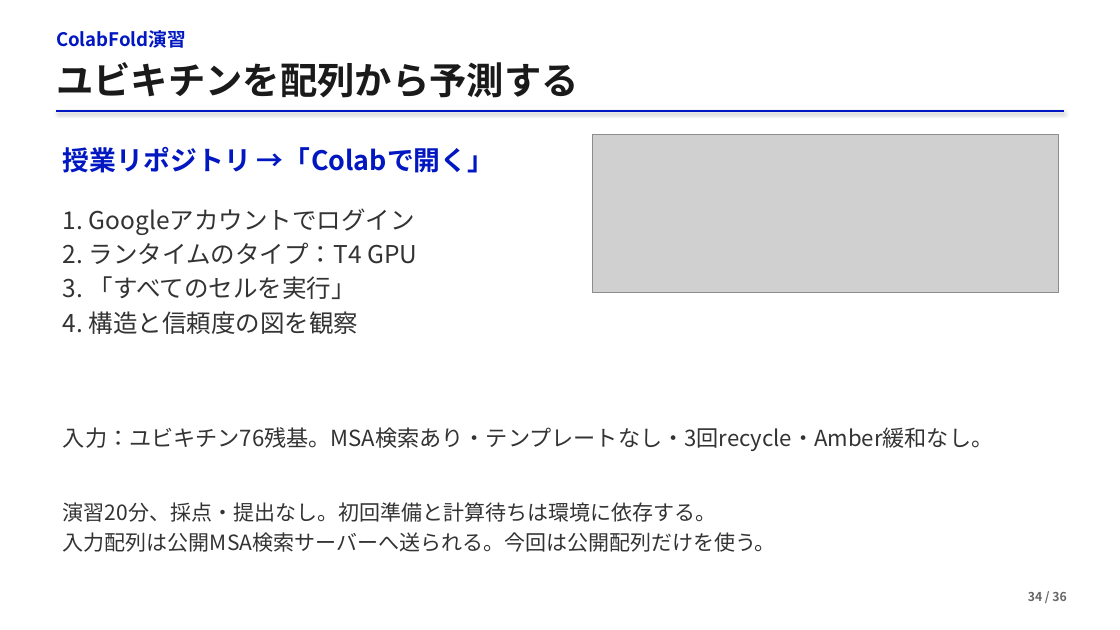
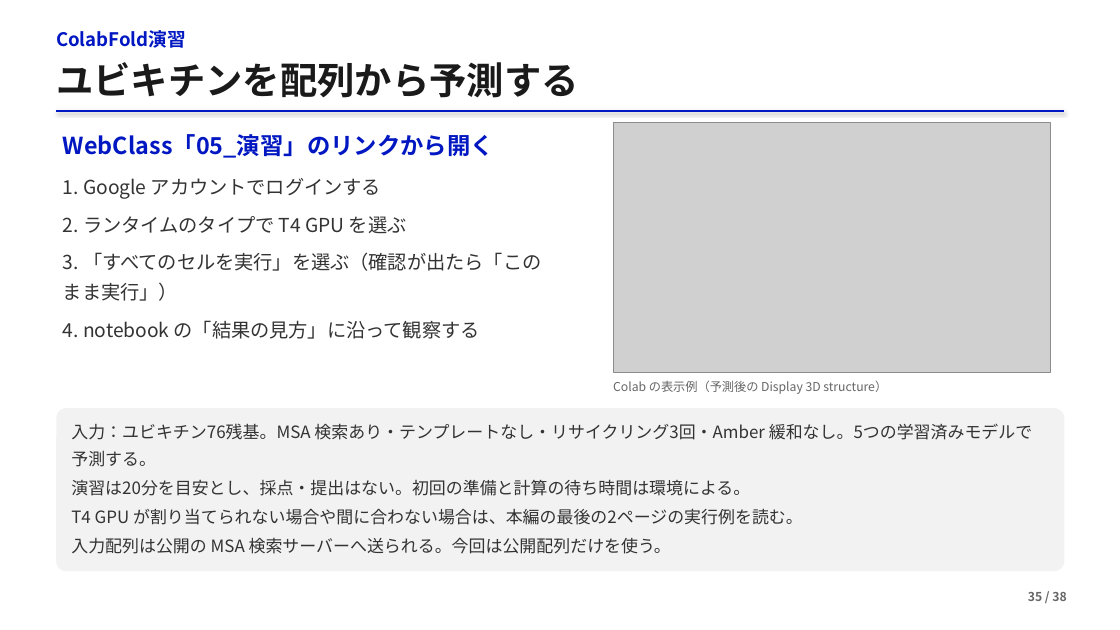
Before and after one commit to matsunagalab/lecture_bioinfo, a slide deck: slide 35 of 05_AlphaFold2による構造予測/05_AlphaFold2による構造予測.pptx (slide 34 before the commit). Drawn at 1120x630 pixels with LibreOffice and Linux fonts; fonts in the diff are those of the drawing; grey boxes stand for pictures. Boxes give left, top, right and bottom in pixels: in the first picture for what was removed or moved away, otherwise in the second. Text is boxed around its words. In the diff, an @@ line names an element or a change of style, - is before the commit and + after.

```diff
--- a/05_AlphaFold2による構造予測/05_AlphaFold2による構造予測.pptx
+++ b/05_AlphaFold2による構造予測/05_AlphaFold2による構造予測.pptx
@@ text removed at [63, 147, 495, 173] @@
-授業リポジトリ →「Colabで開く」
@@ text added at [63, 134, 494, 158], 20 pt, text #0017C1, bold @@
+WebClass「05_演習」のリンクから開く
@@ picture: place and size @@
-picture at [592, 134, 1059, 292]
+picture at [613, 123, 1050, 372]
@@ text at [63, 178, 541, 339]: text changed; size 21 to 16.5 pt @@
-1. Googleアカウントでログイン
-2. ランタイムのタイプ：T4 GPU
-3. 「すべてのセルを実行」
-4. 構造と信頼度の図を観察
+1. Google アカウントでログインする
+2. ランタイムのタイプで T4 GPU を選ぶ
+3. 「すべてのセルを実行」を選ぶ（確認が出たら「このまま実行」）
+4. notebook の「結果の見方」に沿って観察する
@@ text added at [613, 381, 887, 394], 10.5 pt, text #666666 @@
+Colab の表示例（予測後の Display 3D structure）
@@ rounded rectangle added at [56, 408, 1065, 571], fill #F2F2F2 @@
@@ text removed at [63, 427, 993, 451] @@
-入力：ユビキチン76残基。MSA検索あり・テンプレートなし・3回recycle・Amber緩和なし。
@@ text at [71, 423, 1032, 554]: text changed; size 18 to 14.5 pt @@
-演習20分、採点・提出なし。初回準備と計算待ちは環境に依存する。
-入力配列は公開MSA検索サーバーへ送られる。今回は公開配列だけを使う。
+入力：ユビキチン76残基。MSA 検索あり・テンプレートなし・リサイクリング3回・Amber 緩和なし。5つの学習済みモデルで予測する。
+演習は20分を目安とし、採点・提出はない。初回の準備と計算の待ち時間は環境による。
+T4 GPU が割り当てられない場合や間に合わない場合は、本編の最後の2ページの実行例を読む。
+入力配列は公開の MSA 検索サーバーへ送られる。今回は公開配列だけを使う。
@@ text at [1028, 592, 1066, 601]: text changed @@
-34 / 36
+35 / 38
```
Also in this commit, not shown: 51 other slides changed, 4 slides added, 1 slide removed, 4 other files.
